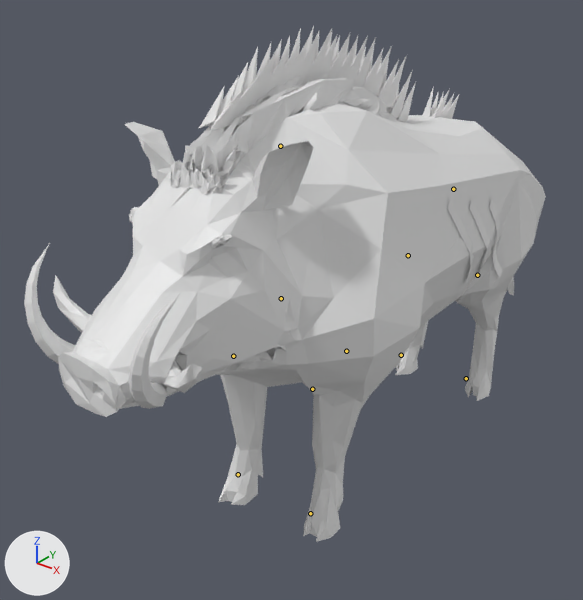
Renders of the Blender file art/kit/creatures/creature.boar_king/creature.boar_king.blend from each side of a commit.
Before and after are seen from a camera (50 mm lens) standing at (1.35, -1.89, 1.75) and looking at (-0.06, -0.12, 0.66). The axes (+X, +Y, +Z) are drawn at lower left. The lights are the same throughout. The older version comes first. The bones that change, and the others that lie on the model, are drawn over the model as lines.

Objects in the first picture: 'Body'.
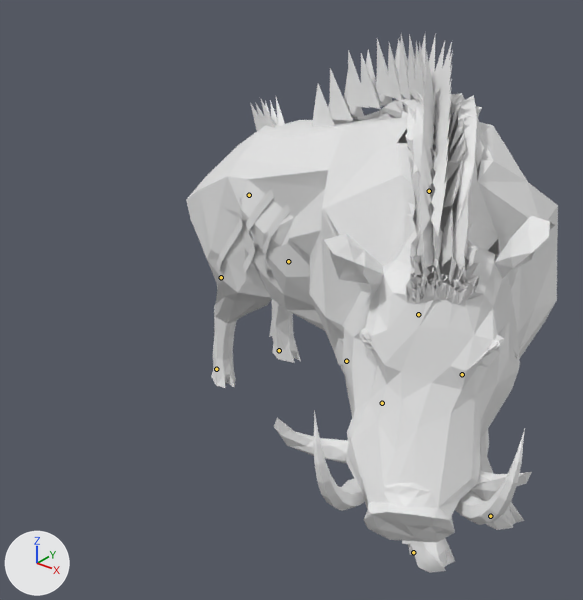
The newer file adds an action. The first version stands in its rest pose; the second is drawn at frame 10 of the action 'Skid'.

Boxes [x1, y1, x2, y2] around the edits, measured in the pictures (583 x 600 px):
'Body', posed (29% narrower)
    before: [24, 26, 546, 542]
    after: [186, 33, 558, 572]
bone 'All', root to tip
    before: (346, 351) to (347, 350)
    after: (346, 361) to (346, 360)
bone 'FrontLeg.L', root to tip
    before: (312, 389) to (312, 390)
    after: (462, 374) to (462, 375)
bone 'BackLeg.L', root to tip
    before: (477, 275) to (477, 276)
    after: (288, 261) to (288, 262)
bone 'Neck', root to tip
    before: (281, 298) to (281, 297)
    after: (418, 314) to (418, 313)
bone 'FrontLeg.R', root to tip
    before: (233, 356) to (234, 357)
    after: (382, 403) to (382, 404)
bone 'BackLeg.R', root to tip
    before: (408, 255) to (407, 256)
    after: (221, 277) to (220, 278)

Edits to the bpy script that builds the scene:
```text
Change bone_all:
    where bone_all = bpy.data.objects['AnimalArmature'].pose.bones['All']
    bone_all.location: (0.0, 0.0, 0.0) -> (0.0, -0.04, 0.0)
    bone_all.rotation_quaternion: (1.0, 0.0, 0.0, 0.0) -> (0.819, 0.0, 0.574, 0.0)  # degrees (0, 0, 0) -> degrees (0, 70, 0)
Change bone_frontleg_l:
    where bone_frontleg_l = bpy.data.objects['AnimalArmature'].pose.bones['FrontLeg.L']  # child of 'All'
    bone_frontleg_l.rotation_quaternion: (1.0, 0.0, 0.0, 0.0) -> (-0.978, 0.0, 0.0, -0.208)  # degrees (0, 0, 0) -> degrees (0, 0, 24)
Change bone_backleg_l:
    where bone_backleg_l = bpy.data.objects['AnimalArmature'].pose.bones['BackLeg.L']  # child of 'All'
    bone_backleg_l.rotation_quaternion: (1.0, 0.0, 0.0, 0.0) -> (0.996, 0.0, 0.0, -0.087)  # degrees (0, 0, 0) -> degrees (0, 0, -10)
Change bone_neck:
    where bone_neck = bpy.data.objects['AnimalArmature'].pose.bones['Neck']  # child of 'Body'
    bone_neck.rotation_quaternion: (1.0, 0.0, 0.0, 0.0) -> (0.925, 0.163, -0.337, 0.059)  # degrees (0, 0, 0) -> degrees (20, -40, 0)
Change bone_frontleg_r:
    where bone_frontleg_r = bpy.data.objects['AnimalArmature'].pose.bones['FrontLeg.R']  # child of 'All'
    bone_frontleg_r.rotation_quaternion: (1.0, 0.0, 0.0, 0.0) -> (0.978, 0.0, 0.0, -0.208)  # degrees (0, 0, 0) -> degrees (0, 0, -24)
Change bone_backleg_r:
    where bone_backleg_r = bpy.data.objects['AnimalArmature'].pose.bones['BackLeg.R']  # child of 'All'
    bone_backleg_r.rotation_quaternion: (1.0, 0.0, 0.0, 0.0) -> (0.996, 0.0, 0.0, 0.087)  # degrees (0, 0, 0) -> degrees (0, 0, 10)
```
